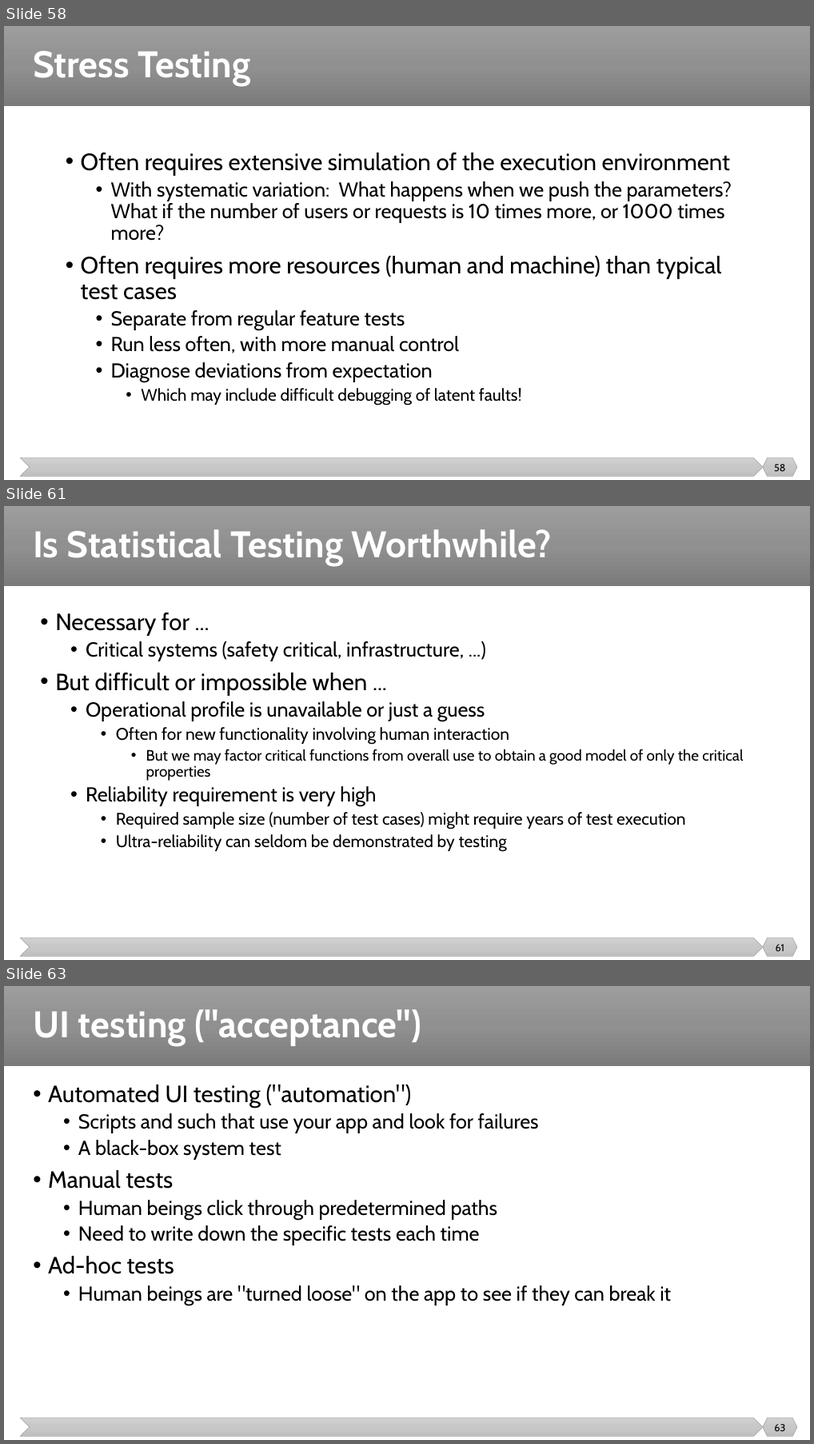
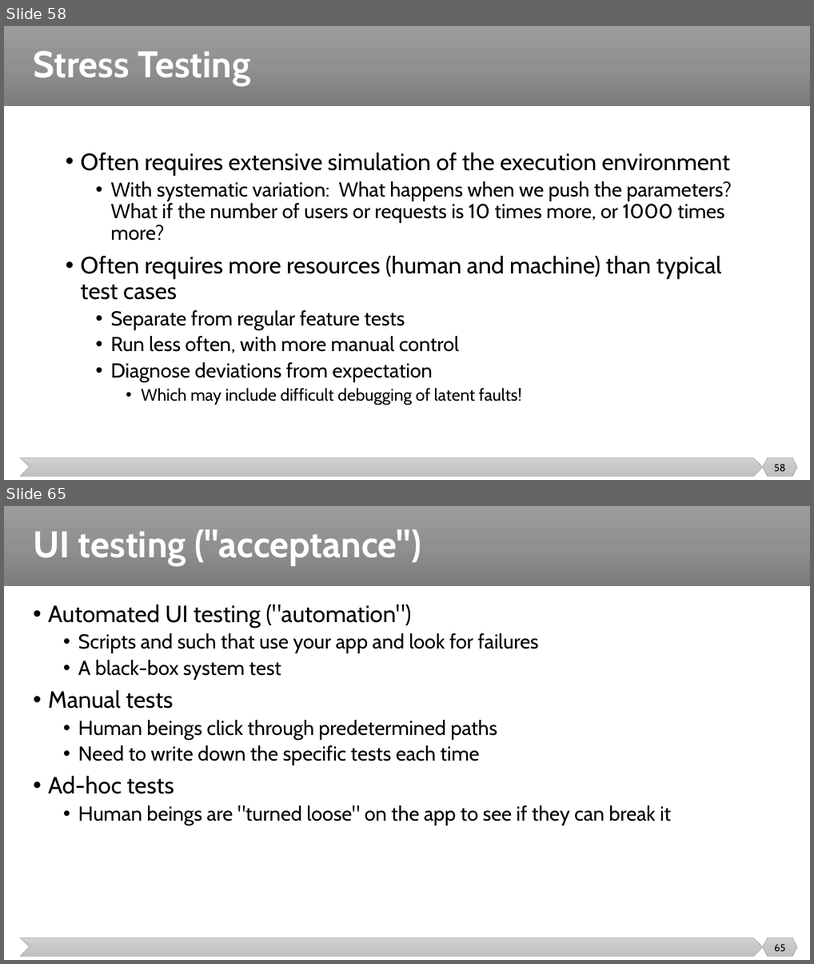
Before and after one commit to malenezi/malenezi, a slide deck: SE401/Lectures/8-Integration, System and Regression Testing/System Testing.pptx. Shown one above the other, each under a label of ours: slides 58, 61 and 63 before the commit, slides 58 and 65 after it; the slides between them are not shown. The pictures are 814x1444 and 814x964 pixels, drawn with LibreOffice and Linux fonts; fonts in the diff are those of the drawing. Boxes give left, top, right and bottom in pixels: in the first picture for what was removed or moved away, otherwise in the second. Text is boxed around its words. In the diff, an @@ line names an element or a change of style, - is before the commit and + after.

```diff
--- a/SE401/Lectures/8-Integration, System and Regression Testing/System Testing.pptx
+++ b/SE401/Lectures/8-Integration, System and Regression Testing/System Testing.pptx
@@ slide 61 removed at (4, 506, 810, 960), background #FFFFFF; not listed: 3 template elements that a slide beside it also shows @@
@@ title removed at (33, 529, 552, 566) @@
-Is Statistical Testing Worthwhile?
@@ text removed at (55, 612, 743, 852) @@
-• Necessary for ...
-  • Critical systems (safety critical, infrastructure, ...)
-• But difficult or impossible when ...
-  • Operational profile is unavailable or just a guess
-    • Often for new functionality involving human interaction
-      • But we may factor critical functions from overall use to obtain a good model of only the critical properties
-  • Reliability requirement is very high
-    • Required sample size (number of test cases) might require years of test execution
-    • Ultra-reliability can seldom be demonstrated by testing
@@ page number removed at (776, 944, 786, 951) @@
-61
@@ what was slide 63 is now slide 65 @@
@@ page number at (774, 944, 786, 951): text changed @@
-63
+65
```
Also in this commit, not shown: 1 slide changed, 8 slides added, 3 other slides removed.
